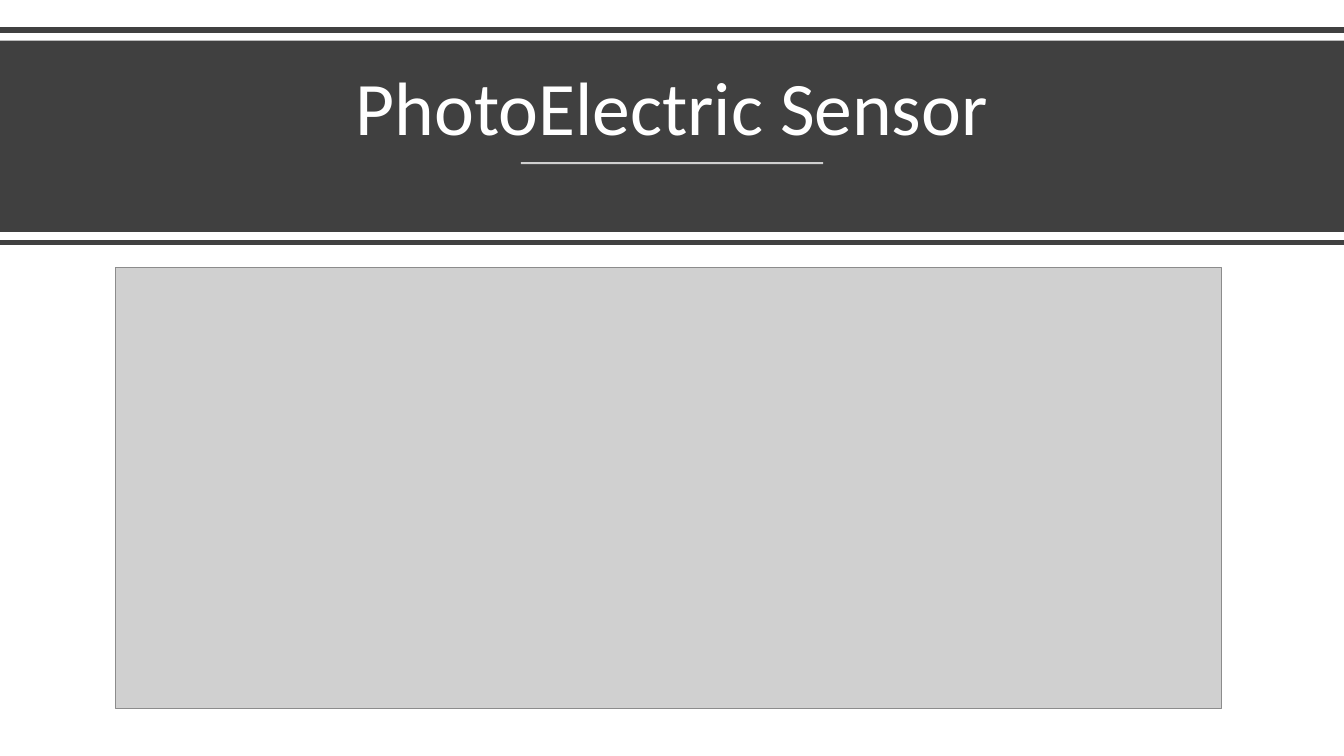
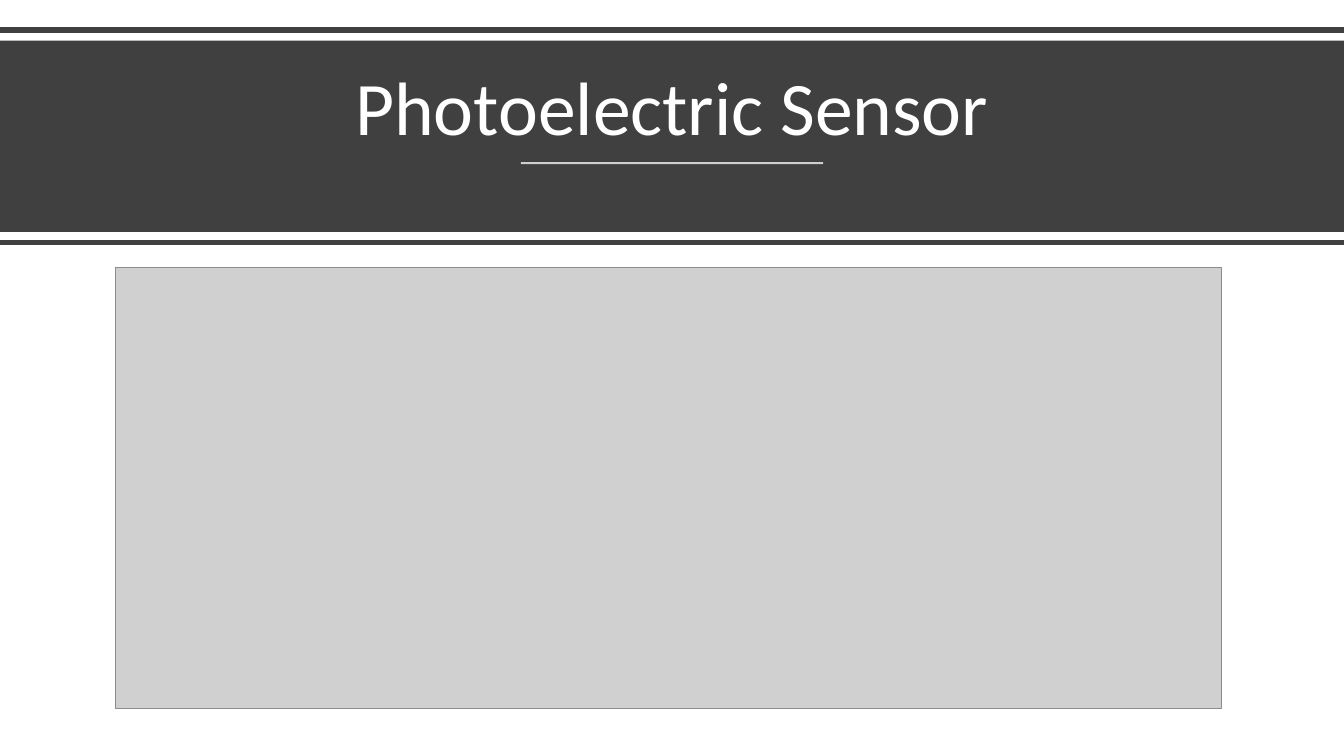
Before and after one commit to ptyn7600/PIR-motion-sensor, a slide deck: slide 4 of Other-Files/PIR-motion-sensor.pptx. Drawn at 1344x756 pixels with LibreOffice and Linux fonts; fonts in the diff are those of the drawing; grey boxes stand for pictures. Boxes give left, top, right and bottom in pixels: in the first picture for what was removed or moved away, otherwise in the second. Text is boxed around its words. In the diff, an @@ line names an element or a change of style, - is before the commit and + after.

```diff
--- a/Other-Files/PIR-motion-sensor.pptx
+++ b/Other-Files/PIR-motion-sensor.pptx
@@ title at (x1=355, y1=82, x2=988, y2=136): text changed @@
-PhotoElectric Sensor
+Photoelectric Sensor
```
Also in this commit, not shown: 5 other slides changed, 3 slides added, 1 slide removed.
